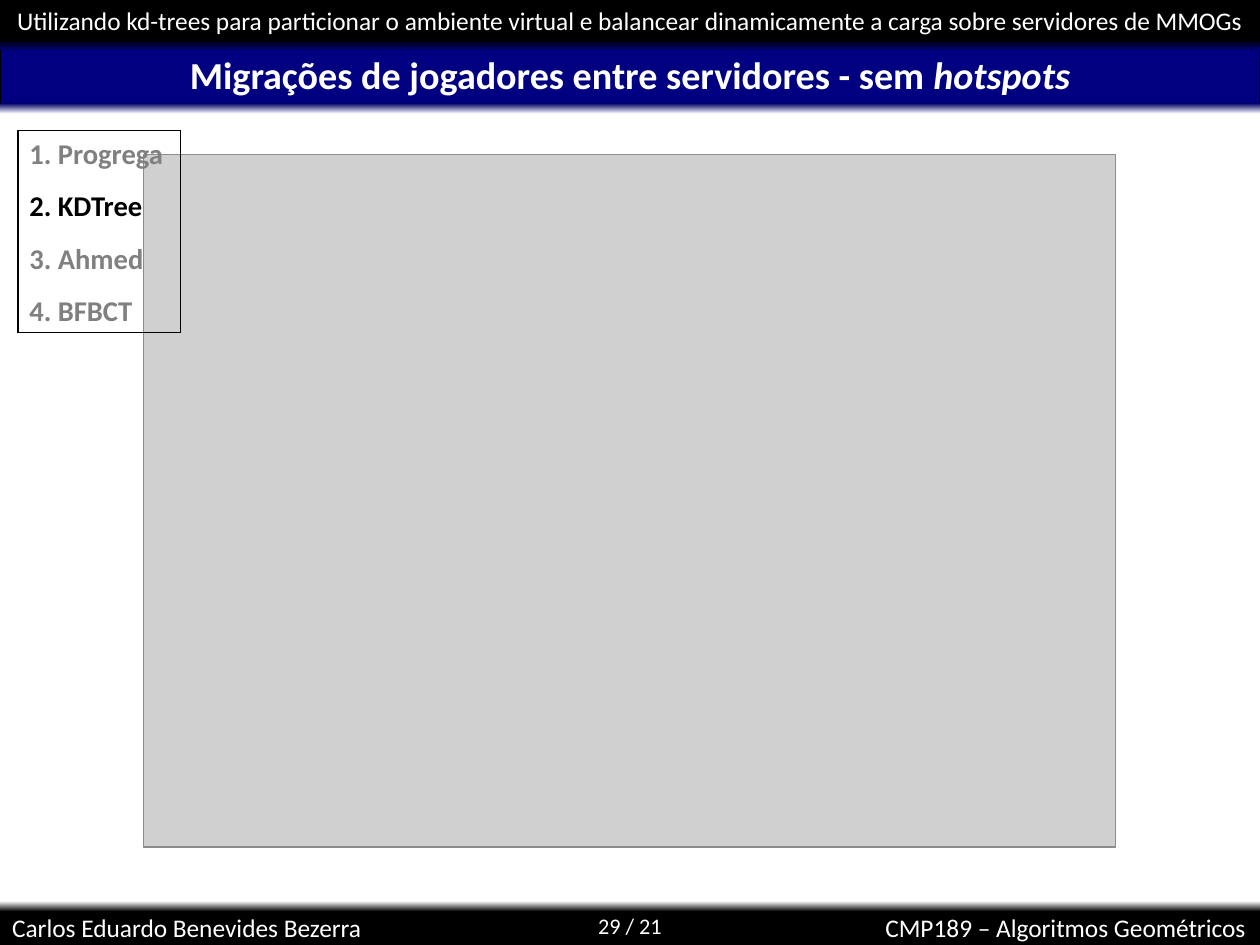
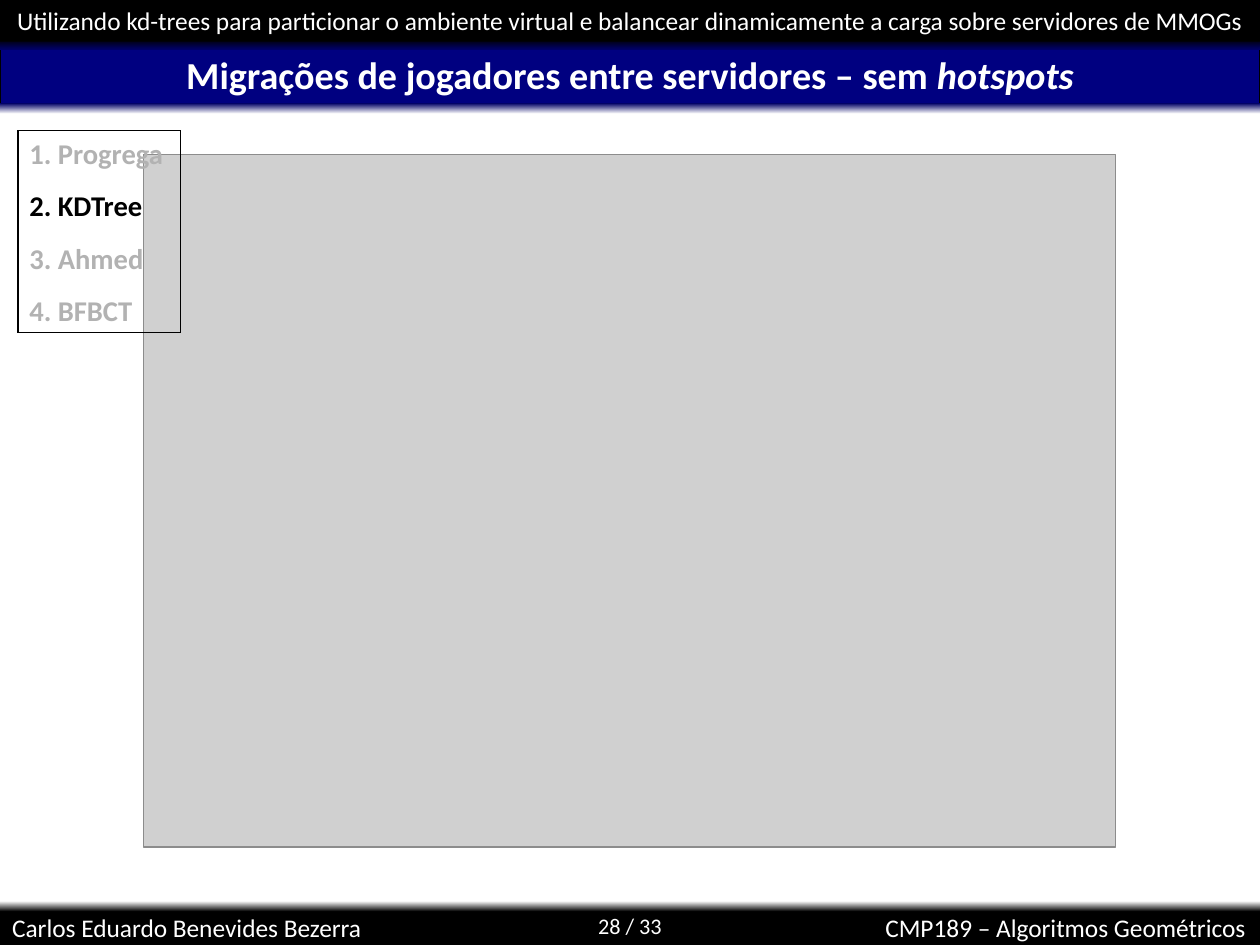
Before and after one commit to kdubezerra/kdubezerra, a slide deck: slide 28 of disciplinas/cmp189/apresentacaoTrabalhoFinal.ppt (slide 29 before the commit). Drawn at 1260x945 pixels with LibreOffice and Linux fonts; fonts in the diff are those of the drawing; grey boxes stand for pictures; background and template pictures are left out. Boxes give left, top, right and bottom in pixels: in the first picture for what was removed or moved away, otherwise in the second. Text is boxed around its words. In the diff, an @@ line names an element or a change of style, - is before the commit and + after.

```diff
--- a/disciplinas/cmp189/apresentacaoTrabalhoFinal.ppt
+++ b/disciplinas/cmp189/apresentacaoTrabalhoFinal.ppt
@@ title at (186,62,1074,96): text changed @@
-Migrações de jogadores entre servidores - sem hotspots
+Migrações de jogadores entre servidores – sem hotspots
@@ text in rectangle at (29,145,163,321): text colour #808080 to #B2B2B2 in "1. Progrega", "3. Ahmed", "4. BFBCT" @@
@@ page number at (598,919,662,934): text changed @@
-29 / 21
+28 / 33
```
Also in this commit, not shown: 7 other slides changed, 2 slides added, 1 slide removed.
